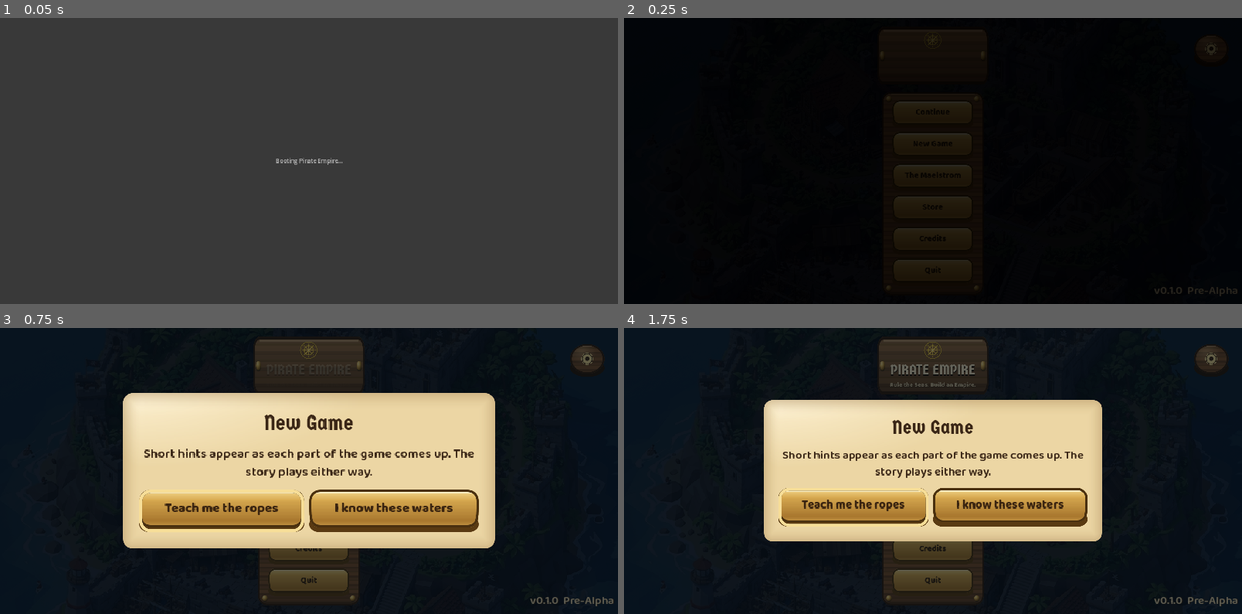
Above: before the commit, frames 1-4 (two rows, left to right).
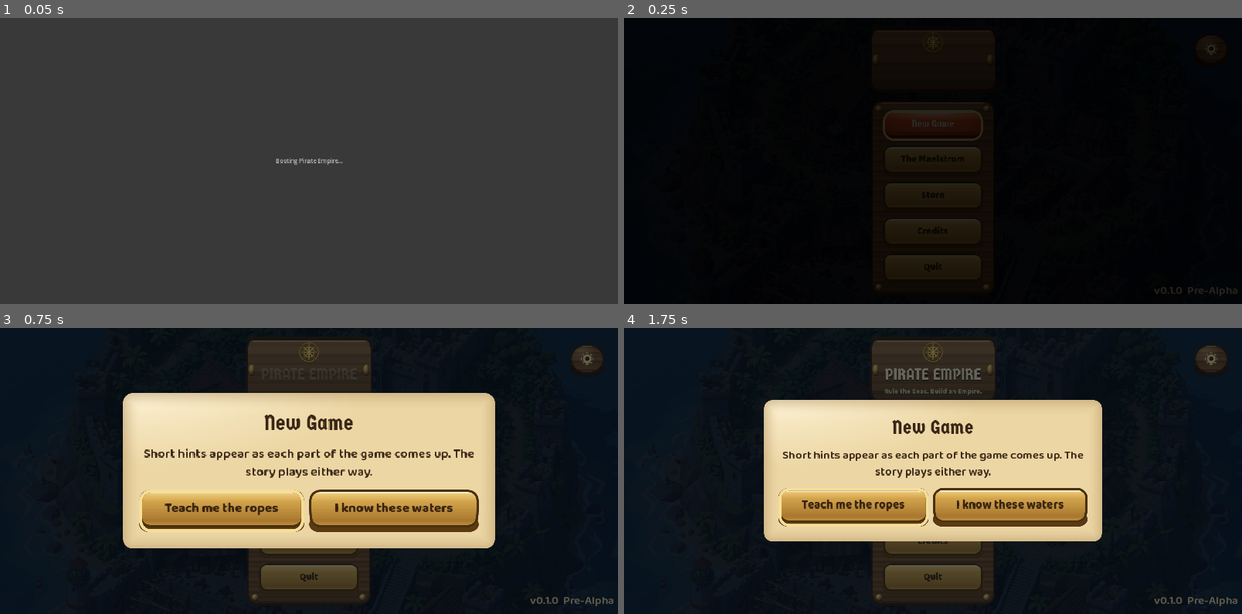
Above: after the commit, the same moments.

Repository: sakshamjain03/pirate_game
Game: Godot game, scene res://scenes/core/Boot.tscn
The game is run twice, just before and just after one commit, with the same random seed, the same clock (stepped at 60 frames per second) and the same inputs.
Inputs:
- Up to frame 1 (0.05 s): no input
- Up to frame 2 (0.25 s): no input
- Up to frame 3 (0.75 s): click "New Game" at 0.5 s
- Up to frame 4 (1.75 s): click "New Game" at 1.25 s

Frame 1 is identical in both runs. In frame 2, 0.9% of the frame differs, in the area x 40-60%, y 4-95%; in frame 3, 1.9%; in frame 4, 3.0%, in the area x 40-60%, y 4-96%.
Error before the commit: Parse Error: Identifier "_suspend_autosave" not declared in the current scope. (res://scripts/managers/SaveManager.gd:874)

Commit message:
wip: m30 w0 integration fixes (autosave flag, captain identity)

Diff:
--- a/scripts/managers/FleetManager.gd
+++ b/scripts/managers/FleetManager.gd
@@ -17,6 +17,8 @@
 ## owned Sloops must not share one mutable record.
 var owned_ships: Array[OwnedShipData] = []
 var owned_captains: Array[CaptainData] = []
+## M30 0.2 — save entries whose captain .tres failed to resolve; re-saved as-is.
+var _unresolved_captains: Array = []
 var active_ship_index: int = 0
 var active_captain_index: int = 0
 var defend_home_ship_indices: Array = []
@@ -301,7 +303,8 @@
 		if o:
 			ship_data.append(o.get_save_data())
 
-	# M30 Requirement 1.3 — save captain level and XP
+	# M30 0.2 — captain level/XP live on the CaptainData itself (add_xp()), so
+	# the bare path this used to save reset every captain to level 1 on load.
 	var cap_data = []
 	for c in owned_captains:
 		cap_data.append({
@@ -309,6 +312,9 @@
 			"level": c.level,
 			"current_xp": c.current_xp,
 		})
+	# Entries whose .tres no longer resolves are carried forward untouched, so
+	# a missing file (content gating, a rename) never deletes the captain.
+	cap_data.append_array(_unresolved_captains)
 
 	return {
 		"owned_ships": ship_data,
@@ -334,34 +340,32 @@
 				legacy.ship_stats = load(entry)
 				owned_ships.append(legacy)
 
+	_unresolved_captains.clear()
 	if data.has("owned_captains"):
 		for entry in data["owned_captains"]:
-			# M30 Requirement 1.3 — handle both old (string path) and new (dict with level/xp) formats
-			var path = ""
-			var level = 1
-			var current_xp = 0
-
+			# Pre-M30 saves hold a bare path (level 1, no XP); M30 saves a dict.
+			var path := ""
+			var level := 1
+			var current_xp := 0
 			if entry is String:
-				# Old save format: bare path string
 				path = entry
 			elif entry is Dictionary:
-				# New save format: {path, level, current_xp}
-				path = entry.get("path", "")
+				path = str(entry.get("path", ""))
 				level = int(entry.get("level", 1))
 				current_xp = int(entry.get("current_xp", 0))
-
-			if path == "":
+			if path.is_empty():
 				continue
-
-			if ResourceLoader.exists(path):
-				# M30 Requirement 1.3 — duplicate the captain to avoid mutating the .tres
-				var captain = load(path).duplicate()
-				captain.level = level
-				captain.current_xp = current_xp
-				owned_captains.append(captain)
-			else:
-				# M30 Requirement 1.8 — unresolvable path: keep it and push_error
-				push_error("FleetManager: unresolvable captain path '%s'" % path)
+			if not ResourceLoader.exists(path):
+				push_error("FleetManager: unresolvable captain path '%s' (kept in the save)" % path)
+				_unresolved_captains.append(entry if entry is Dictionary else {"path": path, "level": level, "current_xp": current_xp})
+				continue
+			# Deliberately the shared cached resource, not a duplicate(): the
+			# Tavern, Codex and DevConsole test ownership by identity
+			# (`cap in owned_captains`), and a copy would read as un-hired.
+			var captain: CaptainData = load(path)
+			captain.level = maxi(1, level)
+			captain.current_xp = maxi(0, current_xp)
+			owned_captains.append(captain)
 
 	active_ship_index = int(data.get("active_ship_index", 0))
 	active_captain_index = int(data.get("active_captain_index", 0))
--- a/scripts/managers/SaveManager.gd
+++ b/scripts/managers/SaveManager.gd
@@ -40,6 +40,9 @@
 
 var _save_timer: float = 0.0
 var _auto_save_interval: float = 60.0
+## M30 0.4 — true while the cloud-conflict dialog is open; the autosave must
+## not write (and upload) the in-memory World before the player has chosen.
+var _suspend_autosave := false
 var _pending_offline_ticks: int = 0
 
 ## M17 Requirement 6.1/6.5 — the resource delta actually gained during the
@@ -214,6 +217,8 @@
 	if not get_tree().current_scene or get_tree().current_scene.name != "World":
 		return
 
+	if _suspend_autosave:
+		return
 	_save_timer += delta
 	if _save_timer >= _auto_save_interval:
 		_save_timer = 0.0
--- a/tests/test_m30_captain_progress_save.gd
+++ b/tests/test_m30_captain_progress_save.gd
@@ -1,17 +1,66 @@
 extends GutTest
+## M30 Wave 0 (0.2): captain level/XP reset to level 1 on every restart — the
+## save held only each captain's resource_path while add_xp() mutated the
+## CaptainData itself. Also guards the two ways that fix can go wrong: a
+## duplicate()d captain stops matching `cap in owned_captains` (the Tavern
+## offers an owned captain for hire again), and an unresolvable path must
+## survive the next save rather than silently vanish.
 
-# test_m30_captain_progress_save.gd
-# Verifies captain level and XP persist through save/load
+const JACK := "res://resources/captains/Jack.tres"
 
-var world: Node
+var _saved_fleet: Dictionary
+var _jack: CaptainData
+var _jack_level: int
+var _jack_xp: int
 
-func before_all():
-	# This is a placeholder test - the actual implementation would load World
-	pass
 
-func after_all():
-	pass
+func before_each() -> void:
+	_saved_fleet = FleetManager.get_save_data().duplicate(true)
+	_jack = load(JACK)
+	_jack_level = _jack.level
+	_jack_xp = _jack.current_xp
 
-func test_placeholder_captain_save():
-	# Placeholder: real tests would require World scene
-	assert_true(true, "Captain save implementation in progress")
+
+func after_each() -> void:
+	FleetManager.load_save_data(_saved_fleet)
+	_jack.level = _jack_level
+	_jack.current_xp = _jack_xp
+
+
+func test_level_and_xp_round_trip() -> void:
+	FleetManager.load_save_data({"owned_captains": [JACK]})
+	_jack.level = 4
+	_jack.current_xp = 37
+	var saved: Dictionary = FleetManager.get_save_data().duplicate(true)
+	# Simulate a restart: the shared resource is back at its authored values.
+	_jack.level = 1
+	_jack.current_xp = 0
+	FleetManager.load_save_data(saved)
+	var cap: CaptainData = FleetManager.owned_captains[0]
+	assert_eq(cap.level, 4, "captain level lost across save/load")
+	assert_eq(cap.current_xp, 37, "captain XP lost across save/load")
+
+
+func test_loaded_captain_is_still_recognised_as_owned() -> void:
+	FleetManager.load_save_data({"owned_captains": [{"path": JACK, "level": 2, "current_xp": 5}]})
+	assert_true(load(JACK) in FleetManager.owned_captains,
+		"a loaded captain must be the shared resource, or the Tavern re-offers it")
+
+
+func test_pre_m30_bare_path_loads_at_level_one() -> void:
+	_jack.level = 1
+	_jack.current_xp = 0
+	FleetManager.load_save_data({"owned_captains": [JACK]})
+	assert_eq(FleetManager.owned_captains.size(), 1)
+	assert_eq(FleetManager.owned_captains[0].level, 1)
+
+
+func test_unresolvable_captain_is_carried_forward() -> void:
+	var ghost := {"path": "res://resources/captains/NoSuchCaptain.tres", "level": 3, "current_xp": 9}
+	# push_errors by design (CLAUDE.md: resolvers never skip silently); GUT 9.4
+	# has no error tracker, so this pins what the error accompanies.
+	FleetManager.load_save_data({"owned_captains": [JACK, ghost]})
+	assert_eq(FleetManager.owned_captains.size(), 1)
+	var resaved: Array = FleetManager.get_save_data()["owned_captains"]
+	var paths: Array = resaved.map(func(e): return e["path"])
+	assert_has(paths, ghost["path"], "an unresolvable captain must not be deleted by the next save")
